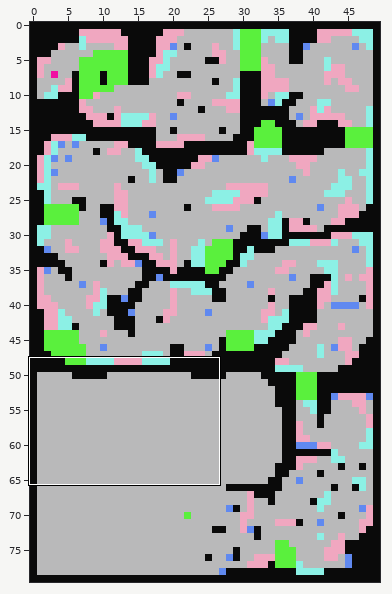
Tiled map: Assets/maps/map1.tmx. The picture above shows the old version from afar; the outline marks the close-up.
Close-up. The starting point:
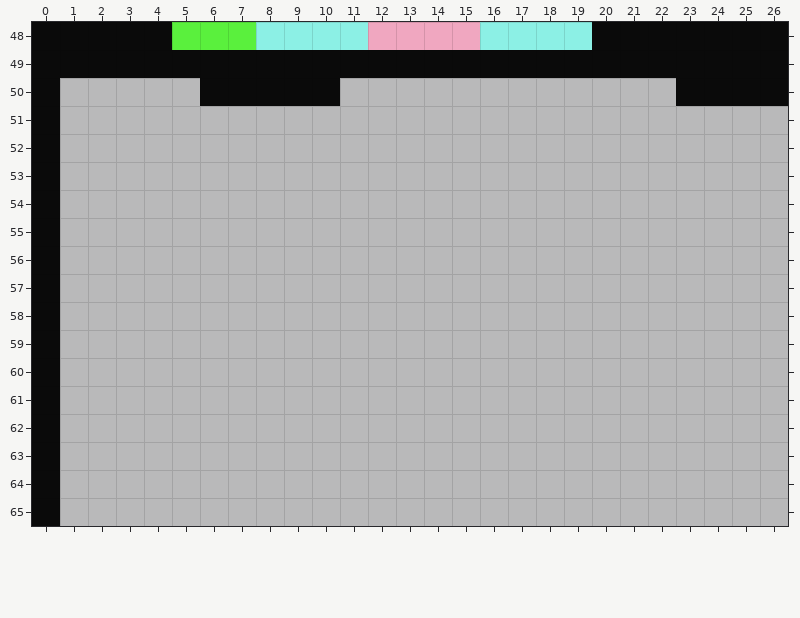
Cells are 32x32 px. Shown: x 0..26, y 48..65. The commit also changed other parts of the map, which this record leaves out.
After the commit:
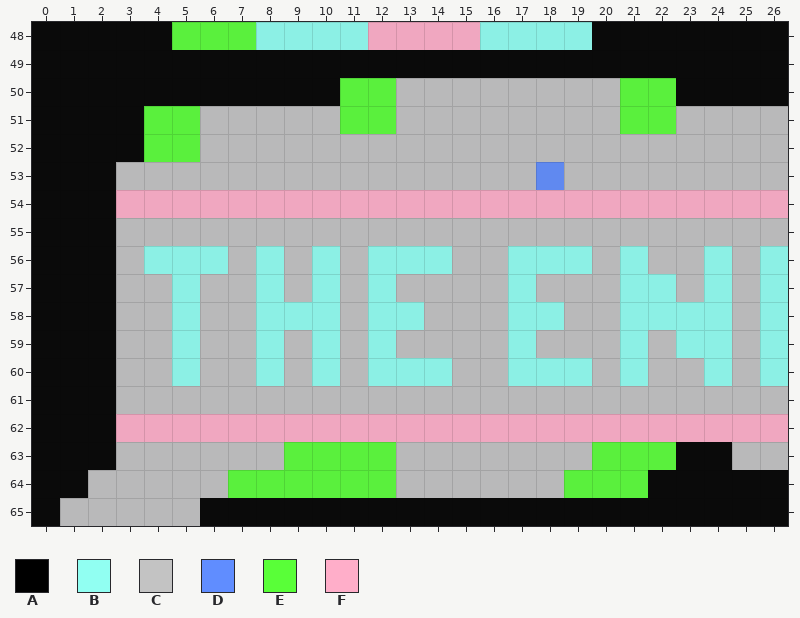
Key: from "tiles": A 0, B 1, C 2, D 3, E 6, F 7.
_ is an empty cell.
Changes in this commit:
Layer "Tile Layer 1":
y 50: x 1..5 CCCCC -> AAAAA; x 11..12 CC -> EE; x 21..22 CC -> EE
y 51: x 1..5 CCCCC -> AAAEE; x 11..12 CC -> EE; x 21..22 CC -> EE
y 52: x 1..5 CCCCC -> AAAEE
y 53: x 1..2 CC -> AA; x 18 C -> D
y 54: x 1..26 CCCCCCCCCCCCCCCCCCCCCCCCCC -> AAFFFFFFFFFFFFFFFFFFFFFFFF
y 55: x 1..2 CC -> AA
y 56: x 1..2 CC -> AA; x 4..6 CCC -> BBB; x 8 C -> B; x 10 C -> B; x 12..14 CCC -> BBB; x 17..19 CCC -> BBB; x 21 C -> B; x 24 C -> B; x 26 C -> B
y 57: x 1..2 CC -> AA; x 5 C -> B; x 8 C -> B; x 10 C -> B; x 12 C -> B; x 17 C -> B; x 21..22 CC -> BB; x 24 C -> B; x 26 C -> B
y 58: x 1..2 CC -> AA; x 5 C -> B; x 8..10 CCC -> BBB; x 12..13 CC -> BB; x 17..18 CC -> BB; x 21..24 CCCC -> BBBB; x 26 C -> B
y 59: x 1..2 CC -> AA; x 5 C -> B; x 8 C -> B; x 10 C -> B; x 12 C -> B; x 17 C -> B; x 21 C -> B; x 23..24 CC -> BB; x 26 C -> B
y 60: x 1..2 CC -> AA; x 5 C -> B; x 8 C -> B; x 10 C -> B; x 12..14 CCC -> BBB; x 17..19 CCC -> BBB; x 21 C -> B; x 24 C -> B; x 26 C -> B
y 61: x 1..2 CC -> AA
y 62: x 1..26 CCCCCCCCCCCCCCCCCCCCCCCCCC -> AAFFFFFFFFFFFFFFFFFFFFFFFF
y 63: x 1..2 CC -> AA; x 9..12 CCCC -> EEEE; x 20..24 CCCCC -> EEEAA
y 64: x 1 C -> A; x 7..12 CCCCCC -> EEEEEE; x 19..26 CCCCCCCC -> EEEAAAAA
y 65: x 6..26 CCCCCCCCCCCCCCCCCCCCC -> AAAAAAAAAAAAAAAAAAAAA
Changed places in both close-ups, as pixel boxes (x1, y1, x2, y2):
changed: (60, 78, 788, 526)
